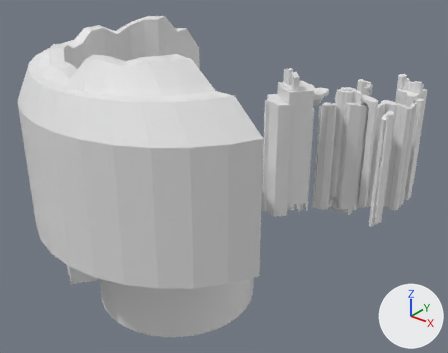
The FBX model Assets/Blender/Environments/12-float1-environment.fbx as it was, and as the next commit left it.
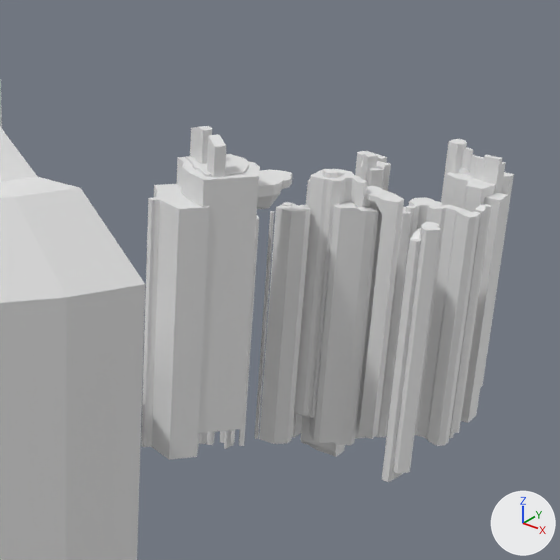
Each version appears first whole from a camera (50 mm lens) standing at (1043.0, -2786.0, 917.0) and looking at (-473.0, -891.0, -258.0), and next in a close-up on the part from 44% to 100% of the width and 3% to 74% of the height. The axes (+X, +Y, +Z) are drawn at lower right. The lights are the same throughout. The older version's two pictures come first. Vertices at exactly the same position are counted once.

Objects in the first close-up: 'Bridge', 'GlyphEnvironmentGroundA', 'GlyphEnvironmentSpikes'.
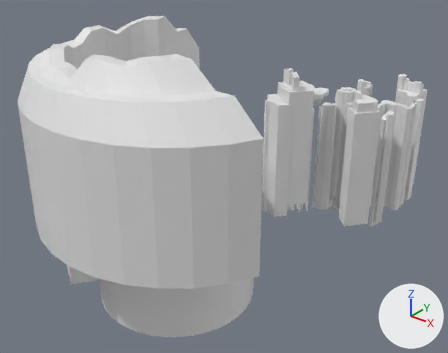
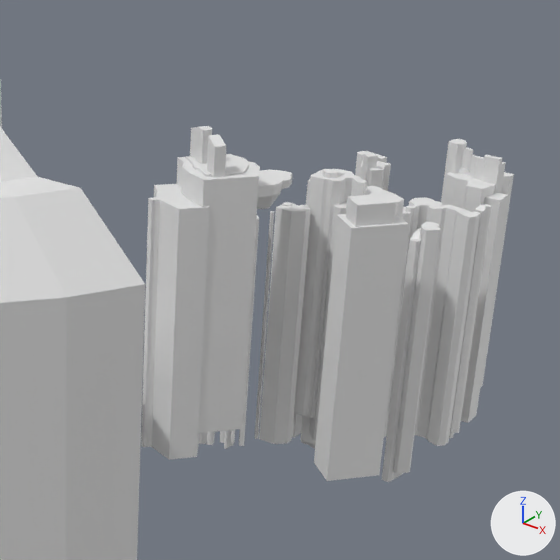
Boxes (x1, y1, x2, y2) around the edits, measured in the close-ups (560 x 560 px):
part 1 of me_cube_009, added: after (314, 195, 408, 481)

Patch to the scene script:
```diff
--- a/Assets/Blender/Environments/12-float1-environment.fbx.py
+++ b/Assets/Blender/Environments/12-float1-environment.fbx.py
@@ me_cube_009 @@
 # used by ob_glyphenvironmentgrounda; location = (0.0, 0.0, 0.0)
-me_cube_009.from_pydata(...)  # 1665 vertices, 1268 faces; spans x -392.0..104.0, y -847.0..35.0, z -526.0..222.0
+me_cube_009.from_pydata(...)  # 1691 vertices, 1286 faces; spans x -392.0..104.0, y -847.0..35.0, z -526.0..222.0
+# me_cube_009 part 1: a new loose piece of 26 vertices spanning x -27.0..93.0, y -707.0..-602.0, z -409.0..130.0, in mat_material (white #e7e7e7)
 me_cube_009.materials.append(mat_material)
```
